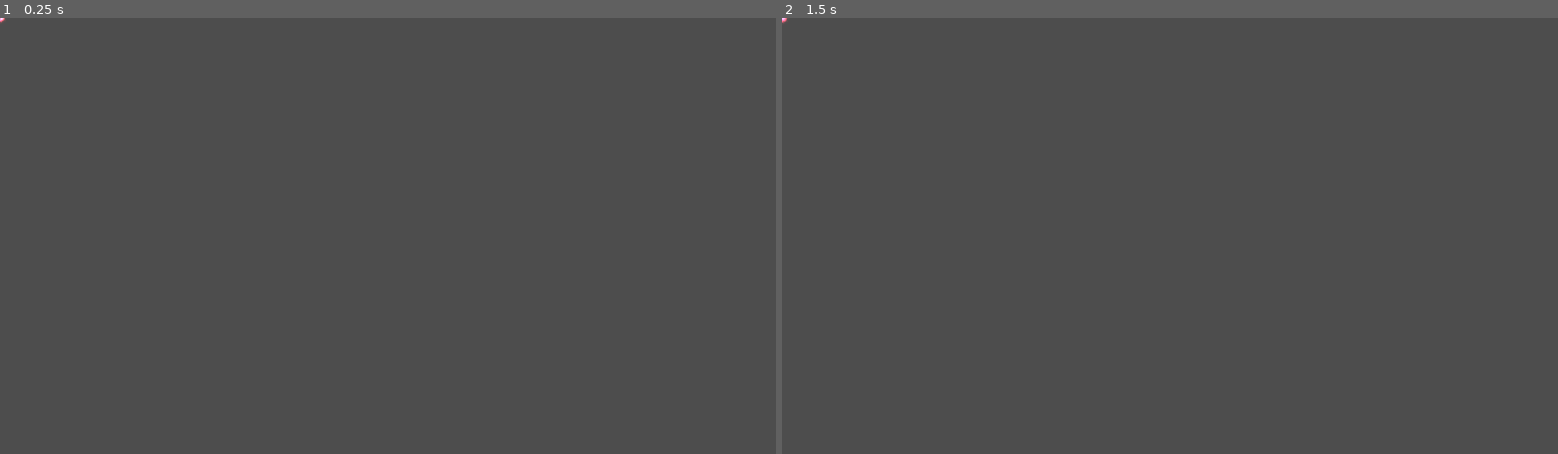
Above: before the commit, frames 1-2 (left to right).
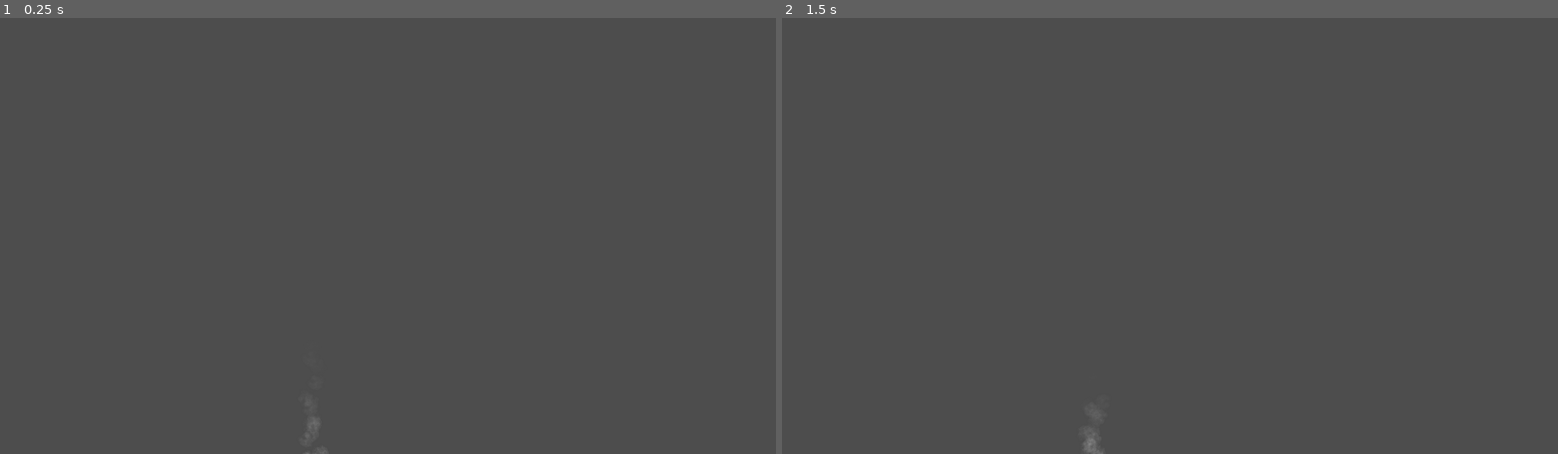
Above: after the commit, the same moments.

Repository: firefly2442/godot-tor-sven-game
Game: Godot game, scene res://scenes/entities/missions/fire/fire_mission.tscn
Same seed, same stepped clock (60 frames per second), same inputs: the game is played once before the commit and once after it. This scene is started directly instead of the project's main scene.
Inputs:
- Up to frame 1 (0.25 s): no input
- Up to frame 2 (1.5 s): tap Enter (action_p2) at 0.5, 1.35 s; hold D (right_p1) 0.53-1.28 s; hold E (action_p1) 0.53-1.28 s; tap Space at 1.25 s; hold Q (back_p1) from 1.28 s (still down)

The runs differ from the first frame. In frame 1, less than 0.1% of the frame differs, in the area x 0-42%, y 0-100%; in frame 2, less than 0.1%.

Commit message:
chore: consistent mission and file names, cleanup mission instantiation

Diff:
--- a/scenes/entities/missions/car_pickup/car_pickup.tscn
+++ b/scenes/entities/missions/car_pickup/car_pickup_mission.tscn
@@ -1,8 +1,8 @@
 [gd_scene load_steps=11 format=3 uid="uid://bfxrg30dyb8cp"]
 
-[ext_resource type="Script" uid="uid://dqj66emk7uol8" path="res://scripts/entities/missions/car_pickup.gd" id="1_sva1s"]
-[ext_resource type="Texture2D" uid="uid://dsugywyp55a7i" path="res://images/vehicles/sedan_blue.png" id="2_2mrso"]
-[ext_resource type="Texture2D" uid="uid://bs0vurh40mh0f" path="res://images/particles/star_07.png" id="3_cjbn2"]
+[ext_resource type="Script" uid="uid://dqj66emk7uol8" path="res://scripts/entities/missions/car_pickup_mission.gd" id="1_bs47p"]
+[ext_resource type="Texture2D" uid="uid://dsugywyp55a7i" path="res://images/vehicles/sedan_blue.png" id="2_b07bf"]
+[ext_resource type="Texture2D" uid="uid://bs0vurh40mh0f" path="res://images/particles/star_07.png" id="3_bee8p"]
 
 [sub_resource type="CanvasItemMaterial" id="CanvasItemMaterial_cjbn2"]
 blend_mode = 1
@@ -41,15 +41,15 @@
 size = Vector2(33, 20)
 
 [node name="CarPickup" type="Node2D"]
-script = ExtResource("1_sva1s")
+script = ExtResource("1_bs47p")
 
 [node name="CarSprite2D" type="Sprite2D" parent="."]
-texture = ExtResource("2_2mrso")
+texture = ExtResource("2_b07bf")
 
 [node name="GPUParticles2D" type="GPUParticles2D" parent="."]
 texture_filter = 4
 material = SubResource("CanvasItemMaterial_cjbn2")
-texture = ExtResource("3_cjbn2")
+texture = ExtResource("3_bee8p")
 lifetime = 2.0
 preprocess = 2.0
 randomness = 1.0
--- /dev/null
+++ b/scenes/entities/missions/passenger_pickup/passenger_pickup_mission.tscn
@@ -0,0 +1,6 @@
+[gd_scene load_steps=2 format=3 uid="uid://c5d8y5gfpb7a0"]
+
+[ext_resource type="Script" uid="uid://btmacxbfagv7i" path="res://scripts/entities/missions/passenger_pickup_mission.gd" id="1_0f2ta"]
+
+[node name="PassengerPickupMission" type="Node2D"]
+script = ExtResource("1_0f2ta")
--- /dev/null
+++ b/scenes/entities/missions/rescue/rescue_mission.tscn
@@ -0,0 +1,6 @@
+[gd_scene load_steps=2 format=3 uid="uid://5lqelcy8ffdx"]
+
+[ext_resource type="Script" uid="uid://1xaleks6drbn" path="res://scripts/entities/missions/rescue_mission.gd" id="1_cumfh"]
+
+[node name="RescueMission" type="Node2D"]
+script = ExtResource("1_cumfh")
--- a/scripts/entities/missions/car_pickup.gd
+++ b/scripts/entities/missions/car_pickup_mission.gd
@@ -6,6 +6,7 @@
 
 func _ready() -> void:
 	self.global_position = pick_random_spawn_position(get_tree().root.get_node("City").get_node("TileMapLayer_Level_1"))
+	self.z_index = 50 # make sure it's visible on top of our other items like the tilemap
 
 func _get_spawnable_cells(tile_map_layer: TileMapLayer) -> Array:
 	var cells: Array = []
--- a/scripts/entities/missions/fire_mission.gd
+++ b/scripts/entities/missions/fire_mission.gd
@@ -1,6 +1,16 @@
 extends Node2D
 
+# the global positions range across the city for random fire mission generation
+var TOP_LEFT_X: int = -1022
+var TOP_LEFT_Y: int = -307
+var BOTTOM_RIGHT_X: int = 1645
+var BOTTOM_RIGHT_Y: int = 1337
+
 var marked_removal: bool = false
+
+func _ready() -> void:
+	self.z_index = 50 # make sure it's visible on top of our other items like the tilemap
+	self.global_position = Vector2i(randi_range(TOP_LEFT_X, BOTTOM_RIGHT_X), randi_range(TOP_LEFT_Y, BOTTOM_RIGHT_Y))
 
 func _on_fire_out_timer_timeout() -> void:
 	self.queue_free() # this also removes it from the scene
--- /dev/null
+++ b/scripts/entities/missions/passenger_pickup_mission.gd
@@ -0,0 +1,4 @@
+extends Node2D
+
+func _ready() -> void:
+	self.z_index = 50 # make sure it's visible on top of our other items like the tilemap
--- /dev/null
+++ b/scripts/entities/missions/rescue_mission.gd
@@ -0,0 +1,4 @@
+extends Node2D
+
+func _ready() -> void:
+	self.z_index = 50 # make sure it's visible on top of our other items like the tilemap
--- a/scripts/singletons/MissionGenerator.gd
+++ b/scripts/singletons/MissionGenerator.gd
@@ -1,10 +1,4 @@
 extends Node2D
-
-# the global positions range across the city for random mission generation
-var TOP_LEFT_X: int = -1022
-var TOP_LEFT_Y: int = -307
-var BOTTOM_RIGHT_X: int = 1645
-var BOTTOM_RIGHT_Y: int = 1337
 
 @export var max_missions: int = 6 ## maximum number of active missions at once
 var mission_type: String = "Pending"
@@ -25,25 +19,19 @@
 func _on_timer_timeout() -> void:
 	if %Missions.get_child_count() < max_missions:
 		if Utility.selected_vehicle.vehicletype != null and Utility.selected_vehicle.vehicletype == vehicle_resource.vehicle_type.AMBULANCE:
-			# TODO: implement
-			pass
+			%Missions.add_child(load("uid://5lqelcy8ffdx").instantiate())
+			mission_type = "Rescue"
 		elif Utility.selected_vehicle.vehicletype != null and Utility.selected_vehicle.vehicletype == vehicle_resource.vehicle_type.FIRETRUCK:
-			var fire: Node = load("uid://bhff7y7sbn8ga").instantiate()
-			fire.global_position = Vector2i(randi_range(TOP_LEFT_X, BOTTOM_RIGHT_X), randi_range(TOP_LEFT_Y, BOTTOM_RIGHT_Y))
-			fire.z_index = 50 # make sure it's visible on top of our other items like the tilemap
-			%Missions.add_child(fire)
+			%Missions.add_child(load("uid://bhff7y7sbn8ga").instantiate())
 			mission_type = "Fire"
 		elif Utility.selected_vehicle.vehicletype != null and Utility.selected_vehicle.vehicletype == vehicle_resource.vehicle_type.POLICECAR:
-			# TODO: implement
-			pass
+			%Missions.add_child(load("uid://5lqelcy8ffdx").instantiate())
+			mission_type = "Rescue"
 		elif Utility.selected_vehicle.vehicletype != null and Utility.selected_vehicle.vehicletype == vehicle_resource.vehicle_type.SCHOOLBUS:
-			# TODO: implement
-			pass
+			%Missions.add_child(load("uid://c5d8y5gfpb7a0").instantiate())
+			mission_type = "Passenger Pickup"
 		elif Utility.selected_vehicle.vehicletype != null and Utility.selected_vehicle.vehicletype == vehicle_resource.vehicle_type.TOWTRUCK:
-			var car_pickup: Node = load("uid://bfxrg30dyb8cp").instantiate()
-			# TDOO: place car pickup on city map
-			car_pickup.z_index = 50 # make sure it's visible on top of our other items like the tilemap
-			%Missions.add_child(car_pickup)
+			%Missions.add_child(load("uid://bfxrg30dyb8cp").instantiate())
 			mission_type = "Car Pickup"
 		else:
 			mission_type = "Pending"
Renamed: scripts/entities/missions/car_pickup.gd.uid -> scripts/entities/missions/car_pickup_mission.gd.uid
Not shown, added: scripts/entities/missions/passenger_pickup_mission.gd.uid
Not shown, added: scripts/entities/missions/rescue_mission.gd.uid
